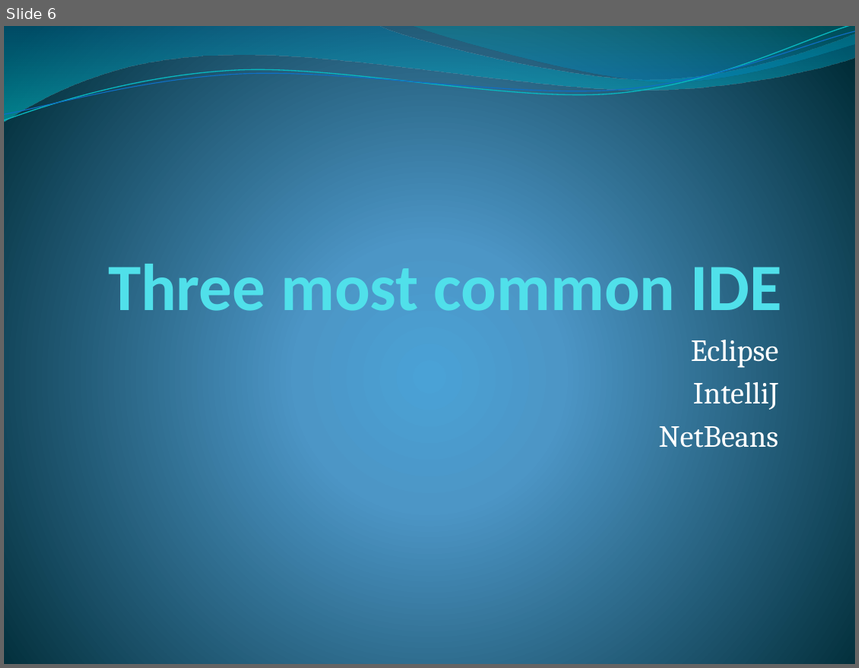
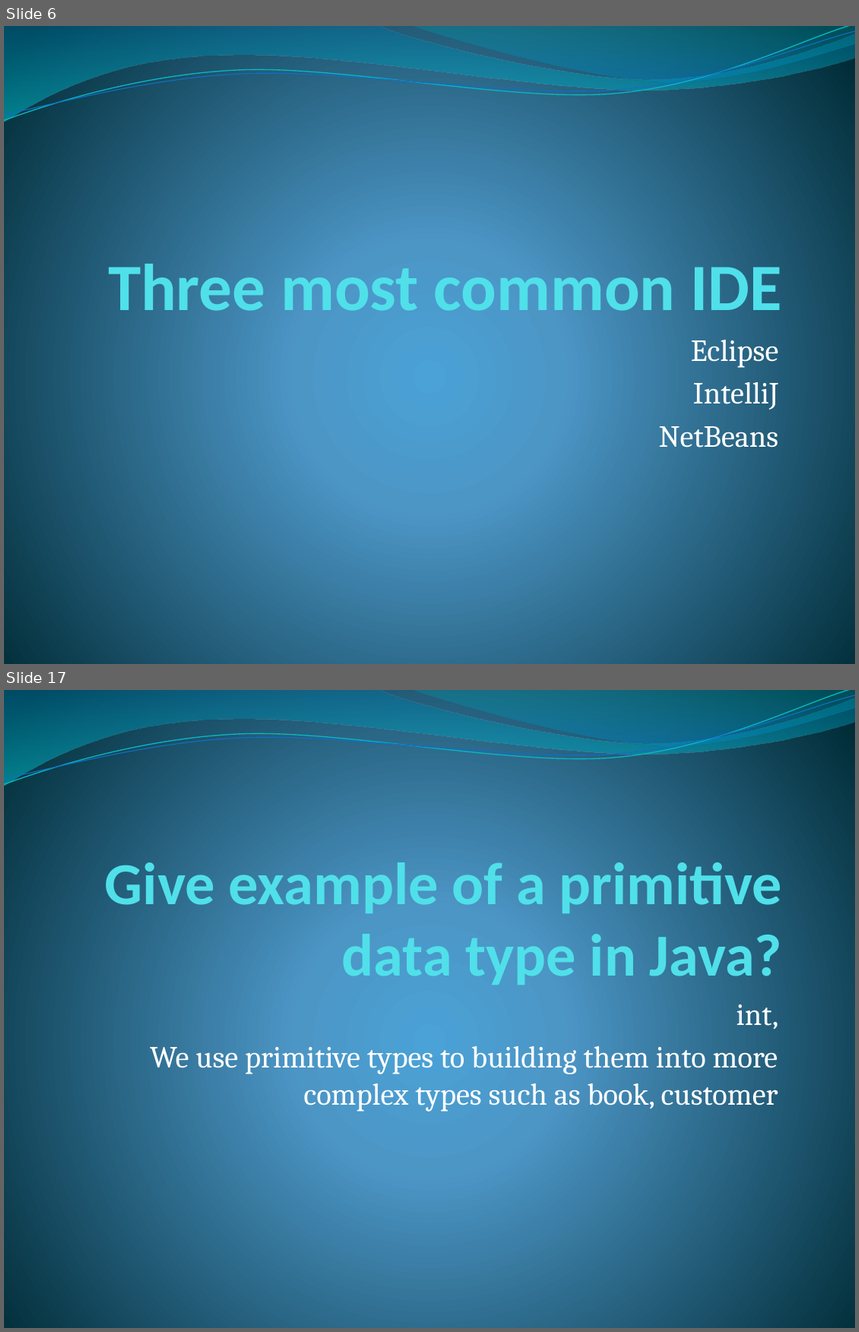
Before and after one commit to githubsebkun/Software-Interview-Questions, a slide deck: Java.pptx. Shown one above the other, each under a label of ours: slide 6 before the commit, slides 6 and 17 after it; the slides between them are not shown. The pictures are 859x668 and 859x1332 pixels, drawn with LibreOffice and Linux fonts; fonts in the diff are those of the drawing. Boxes give left, top, right and bottom in pixels: in the first picture for what was removed or moved away, otherwise in the second. Text is boxed around its words. In the diff, an @@ line names an element or a change of style, - is before the commit and + after.

```diff
--- a/Java.pptx
+++ b/Java.pptx
@@ slide 17 added at (4, 690, 855, 1328), background gradient #4AA0D6 to #4C98C7 to #002C38; not listed: 4 template elements that a slide beside it also shows @@
@@ title added at (105, 855, 782, 985), 50.4 pt, text #51E0EA, bold @@
+Give example of a primitive data type in Java?
@@ subtitle added at (150, 1005, 779, 1112), 26 pt, text #FFFFFF @@
+int,
+We use primitive types to building them into more complex types such as book, customer
```
Also in this commit, not shown: 69 other slides added, 10 other files.
